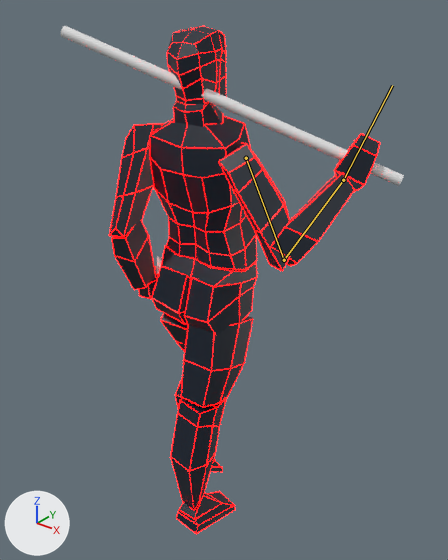
The FBX model Assets/Meshes/player.fbx: old version first, new version second.
Rendered twice from a 50 mm lens placed at (1.47, -1.69, 2.2), pointed at (0.1, 0.03, 1.14). The lights are fixed; the arrows at lower left show +X, +Y and +Z. Both versions are drawn at frame 16 of the action 'armature|Walk-Backwards'; the numbers are the values there. The bones that change are drawn over the model as lines.

The first picture shows 'Head', 'LeftForeArm', 'LeftUpperArm', 'Pelvis', 'RightForeArm', 'RightForeArmWireframe', 'RightHand', 'RightHandWireframe', 'RightLowerLeg', 'RightThigh', 'RightUpperArm', 'RightUpperArmWireframe', 'Sword', 'Torso', 'Waist'.
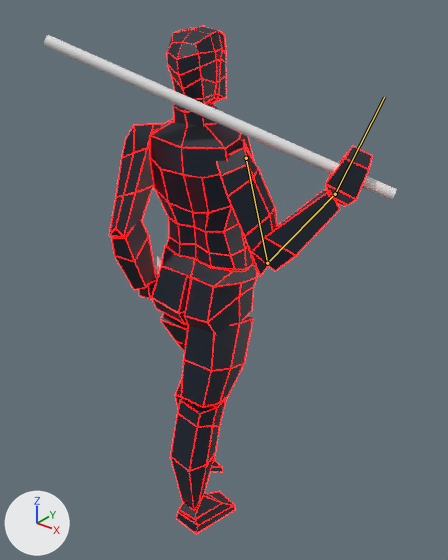
Pixel boxes [x1, y1, x2, y2] of what changed, in the pictures (448 x 560 px):
'Sword', posed: before [61, 26, 404, 186]; after [44, 35, 397, 200]
'RightUpperArm', posed (13% narrower, 7% taller): before [220, 144, 289, 270]; after [217, 140, 277, 275]
'RightForeArm', posed (13% shorter): before [272, 174, 354, 266]; after [253, 190, 339, 270]
'RightHand', posed: before [336, 134, 379, 190]; after [327, 147, 372, 205]
'RightUpperArmWireframe', posed (16% narrower, 6% taller): before [218, 143, 291, 272]; after [216, 139, 277, 276]
'RightForeArmWireframe', posed (13% shorter): before [271, 173, 355, 266]; after [252, 190, 340, 271]
'RightHandWireframe', posed: before [334, 133, 380, 192]; after [325, 146, 373, 206]
bone 'upper_arm.R', root to tip: before (246, 158) to (284, 260); after (246, 158) to (267, 263)
bone 'forearm.R', root to tip: before (284, 260) to (343, 180); after (267, 263) to (335, 194)
bone 'hand.R', root to tip: before (343, 180) to (392, 85); after (335, 194) to (384, 97)

The edits, one by one:
Bone 'upper_arm.R' (bone_upper_arm_r) turns from (8, 34, 60) to (23, 52, 87) degrees about its own x, y and z.
Bone 'forearm.R' (bone_forearm_r) turns from (121, 15, -9) to (123, 15, -8) degrees about its own x, y and z.
Bone 'hand.R' (bone_hand_r) turns from (29, 3, 9) to (8, 9, 21) degrees about its own x, y and z.
